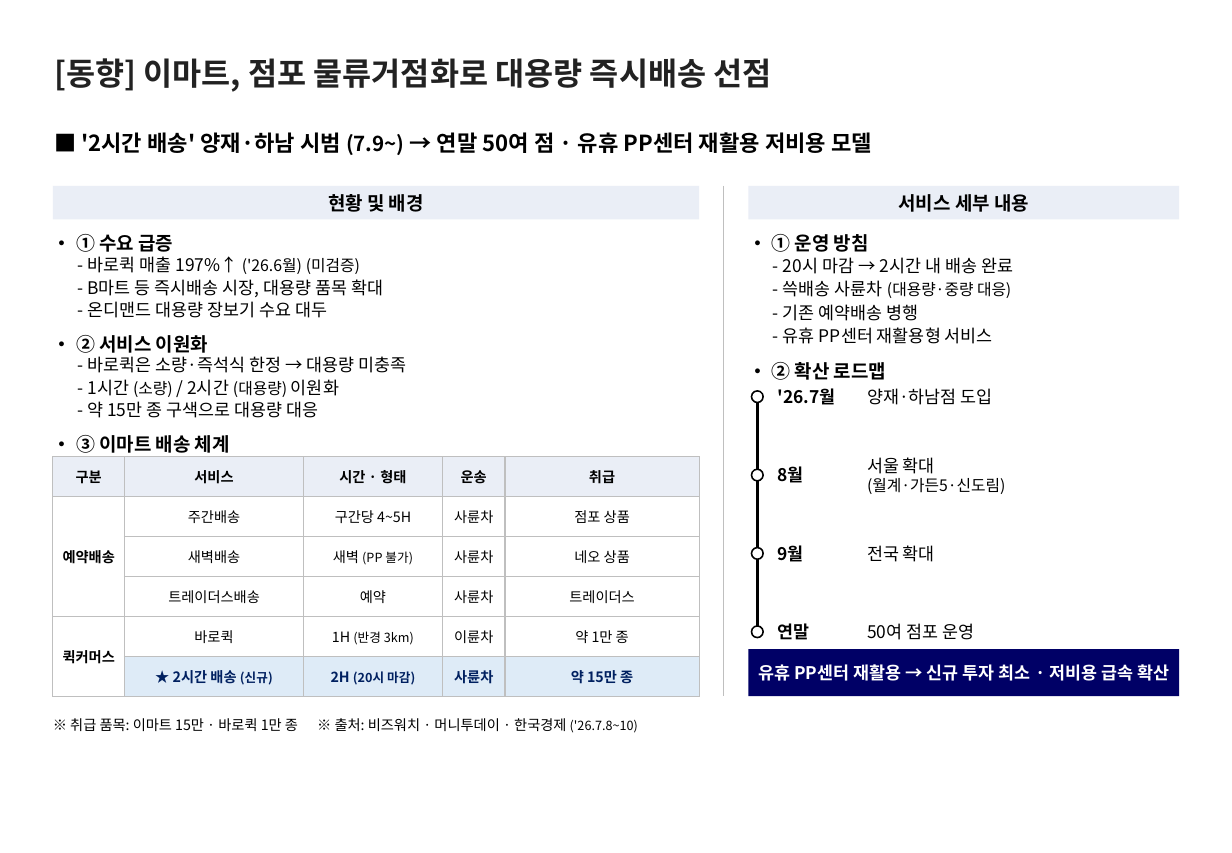
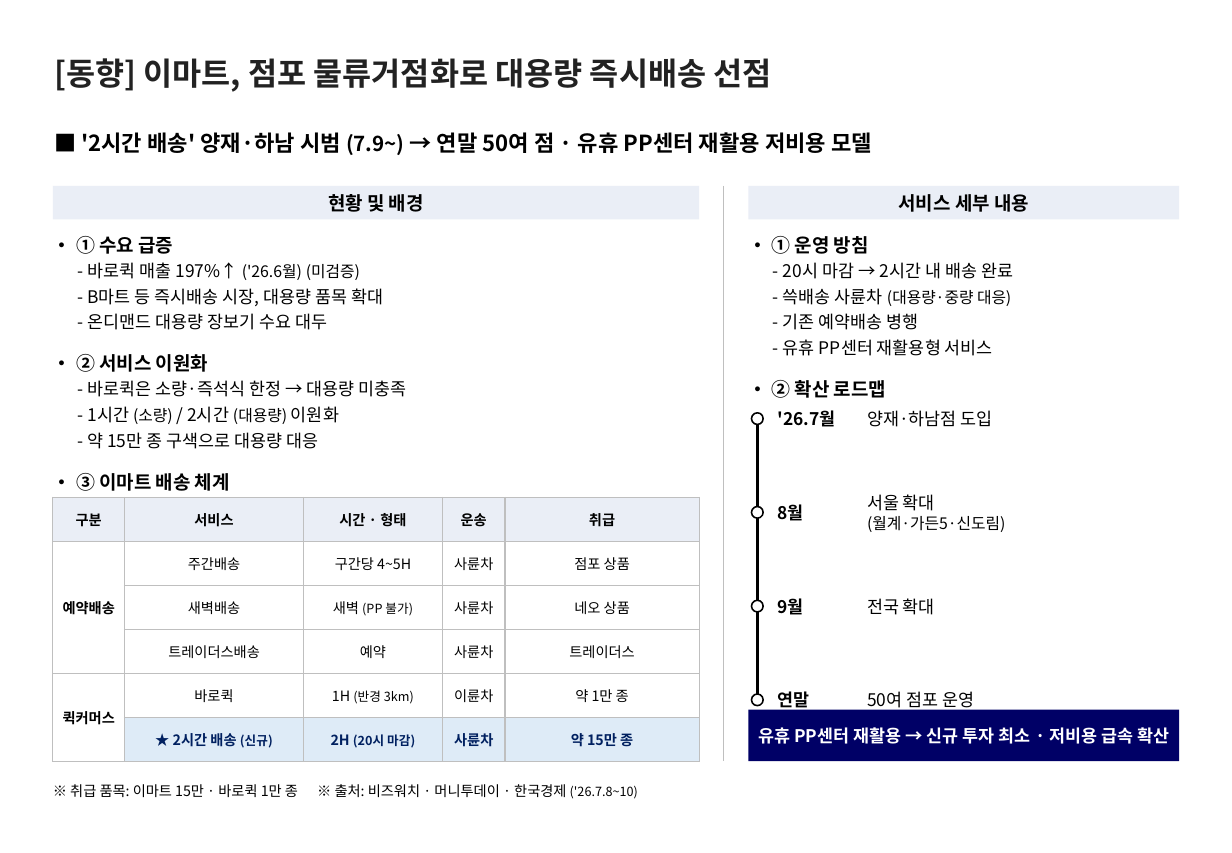
Before and after one commit to avoseed/web1, a slide deck: slide 1 of reports/ssg-quickcommerce-onepager.pptx. Drawn at 1232x853 pixels with LibreOffice and Linux fonts; fonts in the diff are those of the drawing. Boxes give left, top, right and bottom in pixels: in the first picture for what was removed or moved away, otherwise in the second. Text is boxed around its words. In the diff, an @@ line names an element or a change of style, - is before the commit and + after.

```diff
--- a/reports/ssg-quickcommerce-onepager.pptx
+++ b/reports/ssg-quickcommerce-onepager.pptx
@@ elbow line moved from (724, 185) - (724, 696) to (724, 185) - (724, 761) @@
@@ text "- 바로퀵 매출 197%↑ ('26.6월) ...": place and size @@
-text "- 바로퀵 매출 197%↑ ('26.6월) ..." at [87,256,360,274]
+text "- 바로퀵 매출 197%↑ ('26.6월) ..." at [87,262,360,280]
@@ text "- 20시 마감 → 2시간 ...": place and size @@
-text "- 20시 마감 → 2시간 ..." at [783,257,1013,274]
+text "- 20시 마감 → 2시간 ..." at [783,262,1013,279]
@@ text "- B마트 등 즉시배송 시장, ...": place and size @@
-text "- B마트 등 즉시배송 시장, ..." at [87,279,384,297]
+text "- B마트 등 즉시배송 시장, ..." at [87,288,384,306]
@@ text "- 쓱배송 사륜차 (대용량·중량 대응)": place and size @@
-text "- 쓱배송 사륜차 (대용량·중량 대응)" at [783,280,1011,298]
+text "- 쓱배송 사륜차 (대용량·중량 대응)" at [783,288,1011,306]
@@ text "- 온디맨드 대용량 장보기 수요 ...": place and size @@
-text "- 온디맨드 대용량 장보기 수요 ..." at [87,301,327,318]
+text "- 온디맨드 대용량 장보기 수요 ..." at [87,313,327,330]
@@ text "- 기존 예약배송 병행": place and size @@
-text "- 기존 예약배송 병행" at [783,304,919,321]
+text "- 기존 예약배송 병행" at [783,313,919,330]
@@ text "- 유휴 PP센터 재활용형 서비스": place and size @@
-text "- 유휴 PP센터 재활용형 서비스" at [783,327,993,344]
+text "- 유휴 PP센터 재활용형 서비스" at [783,339,993,356]
@@ text "- 바로퀵은 소량·즉석식 한정 → ...": place and size @@
-text "- 바로퀵은 소량·즉석식 한정 → ..." at [87,356,406,373]
+text "- 바로퀵은 소량·즉석식 한정 → ..." at [87,380,406,397]
@@ text "- 1시간 (소량) / 2시간 ...": place and size @@
-text "- 1시간 (소량) / 2시간 ..." at [87,379,339,397]
+text "- 1시간 (소량) / 2시간 ..." at [87,406,339,424]
@@ 4 texts, 1 ellipse: place and size @@
-4 texts, 1 ellipse at [76,335,993,405]
+4 texts, 1 ellipse at [76,354,993,427]
@@ elbow line moved from (758, 397) - (758, 632) to (758, 419) - (758, 700) @@
@@ text "- 약 15만 종 구색으로 ...": place and size @@
-text "- 약 15만 종 구색으로 ..." at [87,401,318,418]
+text "- 약 15만 종 구색으로 ..." at [87,432,318,449]
@@ 3 texts: place and size @@
-3 texts at [76,435,1005,494]
+3 texts at [76,473,1005,532]
@@ table: place and size @@
-table at [52,457,698,697]
+table at [52,497,698,761]
@@ ellipse: place and size @@
-ellipse at [752,470,763,481]
+ellipse at [752,506,763,518]
@@ text "9월": place and size @@
-text "9월" at [777,545,803,562]
+text "9월" at [777,598,803,615]
@@ text "전국 확대": place and size @@
-text "전국 확대" at [867,545,935,562]
+text "전국 확대" at [867,598,935,615]
@@ ellipse: place and size @@
-ellipse at [752,547,763,559]
+ellipse at [752,601,763,612]
@@ text "유휴 PP센터 재활용 → 신규 ...": place and size @@
-text "유휴 PP센터 재활용 → 신규 ..." at [758,664,1169,681]
+text "유휴 PP센터 재활용 → 신규 ..." at [758,727,1169,744]
@@ rectangle: place and size @@
-rectangle at [749,650,1180,696]
+rectangle at [749,710,1180,761]
@@ 2 texts, 1 ellipse: place and size @@
-2 texts, 1 ellipse at [752,623,974,640]
+2 texts, 1 ellipse at [752,689,974,712]
@@ text "※ 취급 품목: 이마트 15만 ...": place and size @@
-text "※ 취급 품목: 이마트 15만 ..." at [70,718,638,733]
+text "※ 취급 품목: 이마트 15만 ..." at [70,784,638,799]
```
Also in this commit, not shown: 1 other file.
